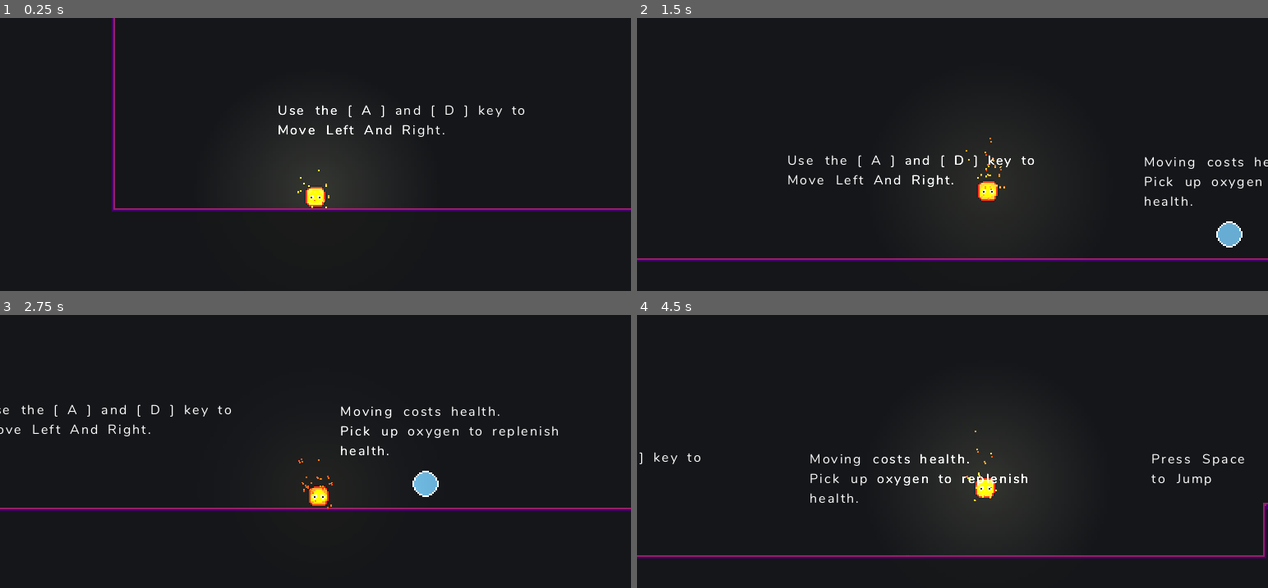
Above: before the commit, frames 1-4 (two rows, left to right).
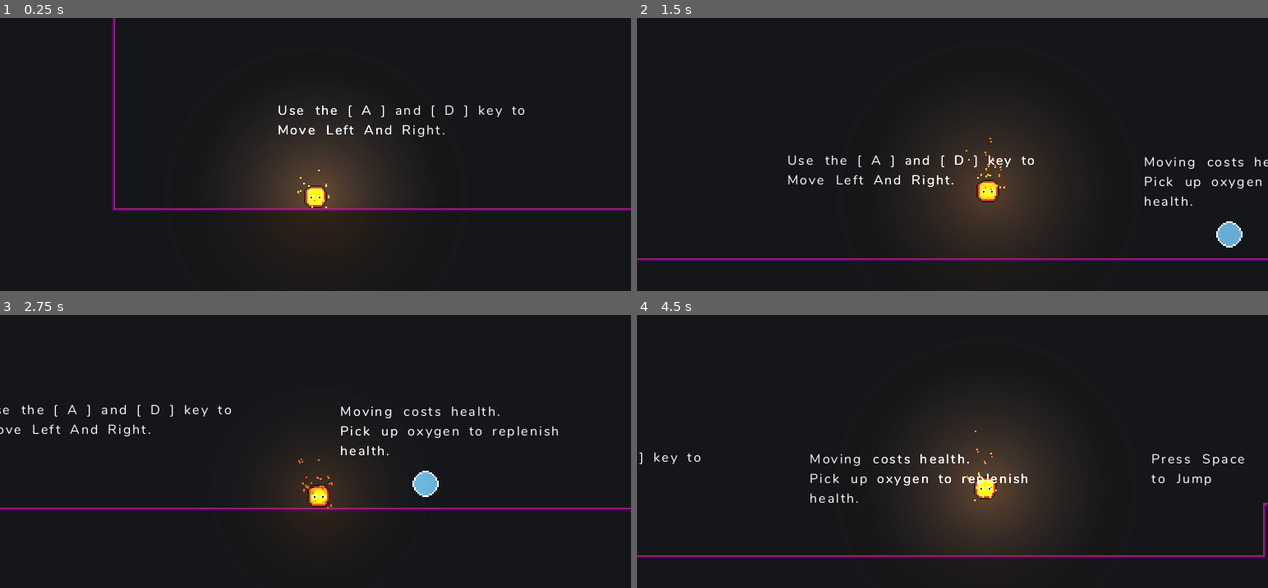
Above: after the commit, the same moments.

Repository: Michael-Sjogren/Ludum-Dare-46
Game: Godot game, scene res://Levels/Tutorial.tscn
The game is run twice, just before and just after one commit, with the same random seed, the same clock (stepped at 60 frames per second) and the same inputs.
Inputs:
- Up to frame 1 (0.25 s): no input
- Up to frame 2 (1.5 s): tap Space (jump) at 0.5, 0.77, 1.25 s; hold D (right) from 0.53 s (still down)
- Up to frame 3 (2.75 s): tap Space (jump) at 1.52, 2 s; release D (right) at 2.03 s; hold A (left) from 2.03 s (still down)
- Up to frame 4 (4.5 s): tap Space (jump) at 2.75, 3.02, 3.5, 3.77, 4.25 s; release A (left) at 2.78 s; hold D (right) 2.78-4.28 s; hold A (left) from 4.28 s (still down)

The runs differ from the first frame. In frame 1, 1.6% of the frame differs, in the area x 44-57%, y 51-70%; in frame 2, 1.6%; in frame 3, 0.2%; in frame 4, 2.1%, in the area x 49-62%, y 50-78%.

Commit message:
player health noe more clearly visible

Diff:
--- a/DyingEmber/Player/Player.tscn
+++ b/DyingEmber/Player/Player.tscn
@@ -2,8 +2,8 @@
 
 [ext_resource path="res://Player/flame.png" type="Texture" id=1]
 [ext_resource path="res://Player/Player.gd" type="Script" id=2]
-[ext_resource path="res://World/lights/pixel-light-80.png" type="Texture" id=3]
-[ext_resource path="res://World/lights/pixel-light.png" type="Texture" id=4]
+[ext_resource path="res://World/lights/light-dying-ember-player-health.png" type="Texture" id=3]
+[ext_resource path="res://World/lights/pixel-light-80.png" type="Texture" id=4]
 [ext_resource path="res://Player/DeathScreen.tscn" type="PackedScene" id=5]
 
 [sub_resource type="Curve" id=1]
@@ -57,9 +57,9 @@
 FRICTION = 0.8
 
 [node name="HealthVisual" type="Sprite" parent="."]
-modulate = Color( 1, 1, 0, 0.0235294 )
+modulate = Color( 1, 0.537255, 0.12549, 0.145098 )
 scale = Vector2( 2, 2 )
-texture = ExtResource( 4 )
+texture = ExtResource( 3 )
 
 [node name="Sun" type="Sprite" parent="."]
 texture = ExtResource( 1 )
@@ -79,6 +79,7 @@
 process_material = SubResource( 5 )
 
 [node name="CollisionShape2D" type="CollisionShape2D" parent="."]
+visible = false
 shape = SubResource( 6 )
 
 [node name="Camera2D" type="Camera2D" parent="."]
Not shown: 1 places in DyingEmber/Player/Player.tscn that only renumber resources
Binary file added: DyingEmber/World/lights/light-dying-ember-player-health.png
Not shown, added: DyingEmber/World/lights/light-dying-ember-player-health.png.import
Binary file added: DyingEmber/World/lights/light-texture-80-outlined.png
Not shown, added: DyingEmber/World/lights/light-texture-80-outlined.png.import
Binary file added: DyingEmber/World/lights/light-texture-outlined.png
Not shown, added: DyingEmber/World/lights/light-texture-outlined.png.import
Not shown, added: DyingEmber/World/lights/light-dying-ember-player-health.png~
Not shown, added: DyingEmber/World/lights/light-texture-80-outlined.png-autosave.kra
Not shown, added: DyingEmber/World/lights/light-texture-80-outlined.png~
Not shown, added: DyingEmber/World/lights/light-texture.png~
